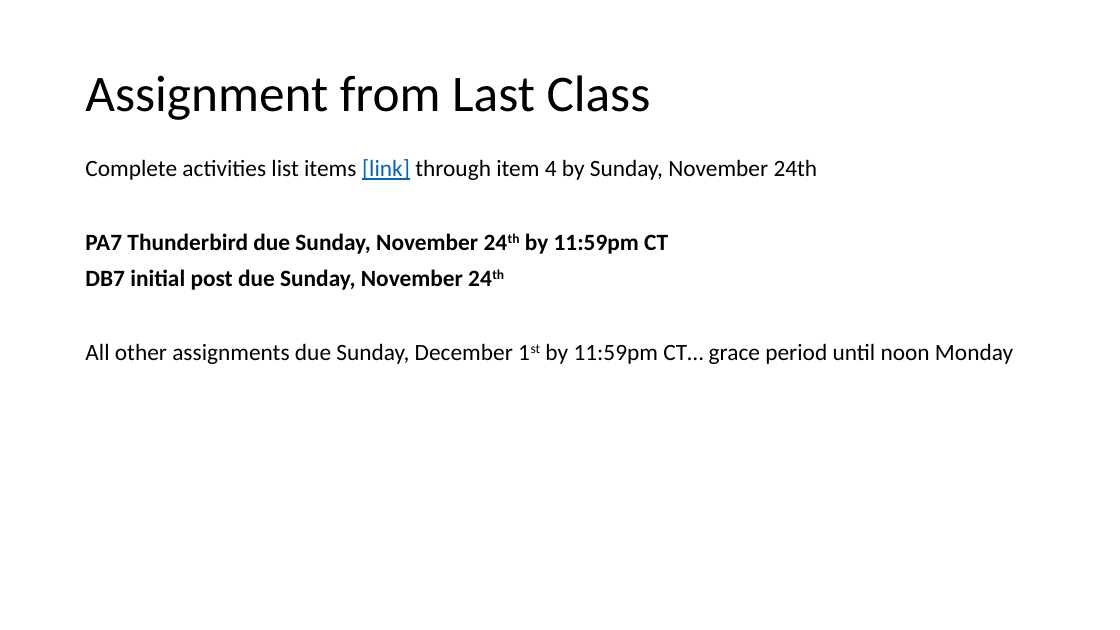
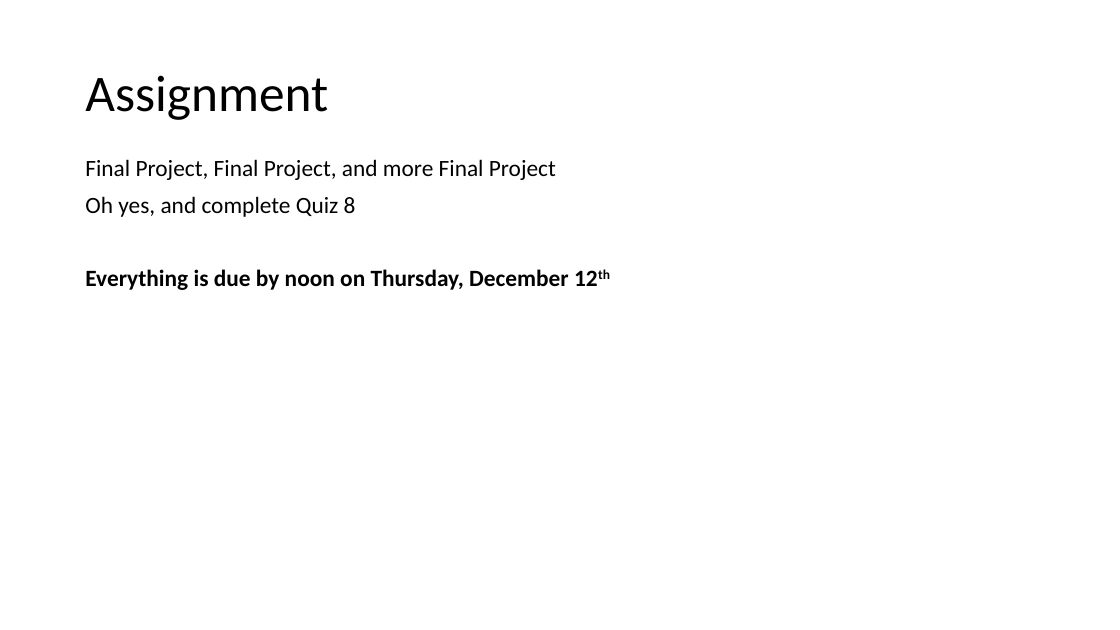
Before and after one commit to EricJPogue/CPSC-24500, a slide deck: slide 9 of lecture-slides/2019-12-02-oop.pptx (slide 7 before the commit). Drawn at 1120x630 pixels with LibreOffice and Linux fonts; fonts in the diff are those of the drawing. Boxes give left, top, right and bottom in pixels: in the first picture for what was removed or moved away, otherwise in the second. Text is boxed around its words. In the diff, an @@ line names an element or a change of style, - is before the commit and + after.

```diff
--- a/lecture-slides/2019-12-02-oop.pptx
+++ b/lecture-slides/2019-12-02-oop.pptx
@@ title at box(85, 75, 328, 120): text changed @@
-Assignment from Last Class
+Assignment
@@ text at box(85, 159, 569, 290): text changed @@
-Complete activities list items [link] through item 4 by Sunday, November 24th
-PA7 Thunderbird due Sunday, November 24th by 11:59pm CT
-DB7 initial post due Sunday, November 24th
-All other assignments due Sunday, December 1st by 11:59pm CT… grace period until noon Monday
+Final Project, Final Project, and more Final Project
+Oh yes, and complete Quiz 8
+Everything is due by noon on Thursday, December 12th
```
Also in this commit, not shown: 4 other slides changed, 3 slides added, 2 slides removed.
